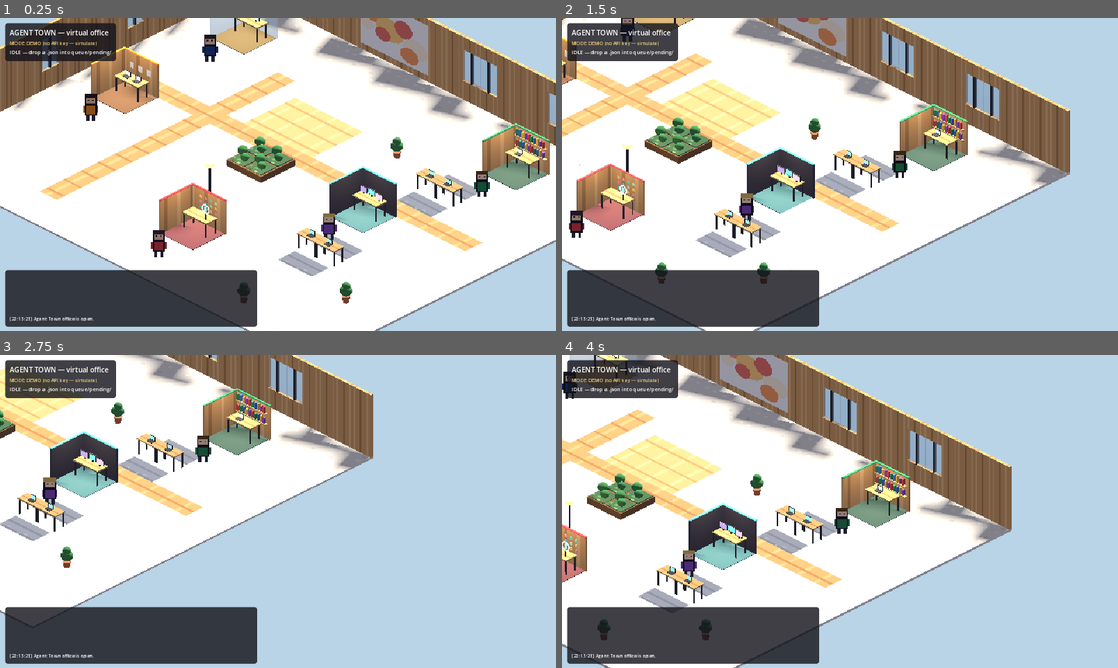
Above: before the commit, frames 1-4 (two rows, left to right).
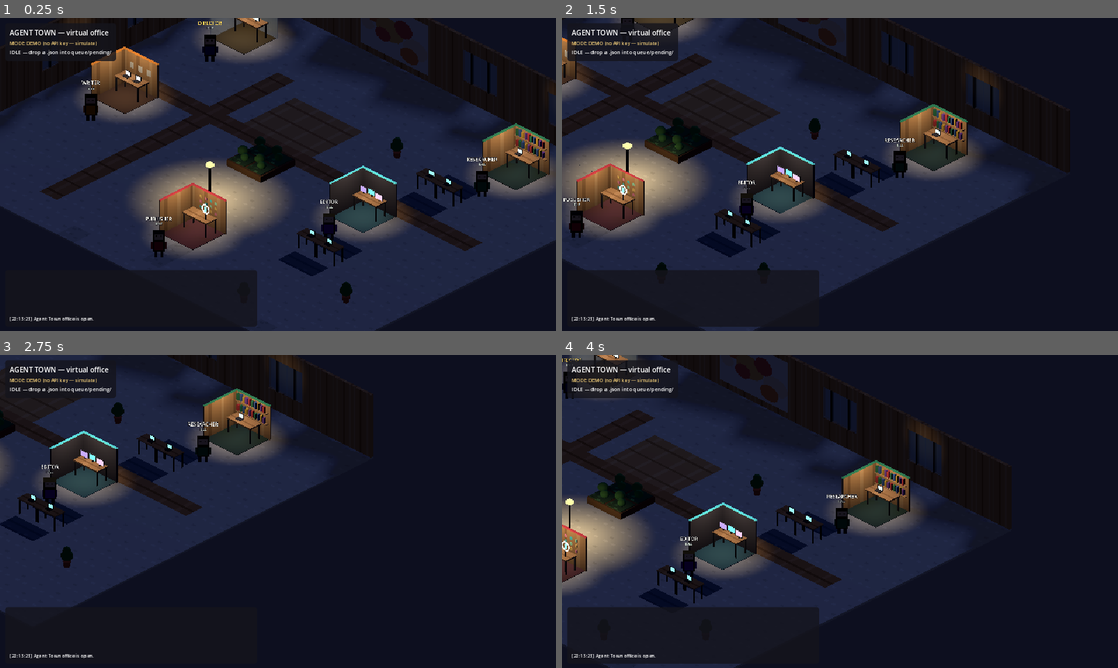
Above: after the commit, the same moments.

Repository: koji048/agent-town
Game: Godot game, scene res://scenes/main.tscn
Two runs of this game, one before a commit and one after it. Both use one fixed random seed, a clock stepped at 60 frames per second and the inputs below.
Inputs (mouse positions are in pixels of both pictures, inside the frame that each line leads up to):
- Up to frame 1 (0.25 s): no input
- Up to frame 2 (1.5 s): tap Enter at 0.5 s; move the mouse to (962, 158) at 0.52 s; hold Right (ui_right) 0.53-1.28 s; click (962, 158) at 0.67 s; move the mouse to (728, 190) at 1.27 s; hold Down (ui_down) from 1.28 s (still down)
- Up to frame 3 (2.75 s): move the mouse to (333, 442) at 2.02 s; release Down (ui_down) at 2.03 s; hold Right (ui_right) from 2.03 s (still down)
- Up to frame 4 (4 s): move the mouse to (812, 574) at 2.77 s; release Right (ui_right) at 2.78 s; hold Up (ui_up) 2.78-3.53 s; click (812, 574) at 2.92 s; move the mouse to (1006, 558) at 3.52 s; hold Left (ui_left) from 3.53 s (still down)

The runs differ from the first frame. In frame 1, 97% of the frame differs, in the area x 0-100%, y 0-100%; in frame 2, 98%; in frame 3, 99%; in frame 4, 98%.

Commit message:
Aliveness pack (studied from BagIdea Office)
- day_night.gd: sun/ambient/sky follow the real local clock; AGENT_TOWN_HOUR override
- MMO-style nameplates: role name (gold for Director) + live state pill
- Event FX pops: ! on stage start, + on success, x on failure
- README gallery: golden hour + night screenshots (captured live)

Diff:
--- a/scripts/agent_3d.gd
+++ b/scripts/agent_3d.gd
@@ -33,6 +33,13 @@
 var _bubble: Label3D
 var _bubble_timer: Timer
 var _wander_timer: Timer
+var _plate_state: Label3D
+
+const STATE_STYLE := {
+	State.IDLE: ["IDLE", Color(0.72, 0.76, 0.72)],
+	State.WALKING: ["WALKING", Color(0.55, 0.75, 1.0)],
+	State.WORKING: ["WORKING", Color(1.0, 0.72, 0.32)],
+}
 
 
 func _ready() -> void:
@@ -50,14 +57,21 @@
 	_bubble = Label3D.new()
 	_bubble.billboard = BaseMaterial3D.BILLBOARD_ENABLED
 	_bubble.no_depth_test = true
-	_bubble.font_size = 40
-	_bubble.outline_size = 14
-	_bubble.pixel_size = 0.006
+	_bubble.font_size = 64
+	_bubble.outline_size = 18
+	_bubble.pixel_size = 0.0042
 	_bubble.modulate = Color(0.98, 0.97, 0.94)
 	_bubble.outline_modulate = Color(0.13, 0.12, 0.16)
-	_bubble.position = Vector3(0, FRAME_H * PIXEL_SIZE + 0.45, 0)
+	_bubble.position = Vector3(0, FRAME_H * PIXEL_SIZE + 0.62, 0)
 	_bubble.visible = false
 	add_child(_bubble)
+
+	# nameplate: role name (gold for the boss) + live state pill
+	var plate_name := _make_plate(role.to_upper(), 64,
+		Color(1.0, 0.85, 0.35) if role == "director" else Color(0.96, 0.96, 0.92))
+	plate_name.position = Vector3(0, FRAME_H * PIXEL_SIZE + 0.42, 0)
+	_plate_state = _make_plate("IDLE", 44, Color(0.72, 0.76, 0.72))
+	_plate_state.position = Vector3(0, FRAME_H * PIXEL_SIZE + 0.18, 0)
 
 	_bubble_timer = Timer.new()
 	_bubble_timer.one_shot = true
@@ -109,16 +123,16 @@
 	for i in range(1, path.size()):
 		_cells.append(path[i])
 		_waypoints.append(office.grid_to_world(path[i]))
-	state = State.WALKING
+	_set_state(State.WALKING)
 
 
 func _on_path_done() -> void:
 	if _target_is_work:
-		state = State.WORKING
+		_set_state(State.WORKING)
 		_sprite.play("work")
 		EventBus.agent_arrived.emit(role)
 	else:
-		state = State.IDLE
+		_set_state(State.IDLE)
 		_sprite.play("idle")
 		_restart_wander()
 
@@ -128,17 +142,23 @@
 		return
 	_target_is_work = true
 	_wander_timer.stop()
+	_pop_fx("!", Color(1.0, 0.78, 0.3))
 	_say(str(SAY_START.get(stage, "On it...")))
 	walk_to(office.workstation(role))
 
 
-func _on_stage_completed(_stage: String, r: String, _request: Dictionary, _result: String) -> void:
+func _on_stage_completed(stage: String, r: String, _request: Dictionary, result: String) -> void:
 	if r != role:
 		return
 	_target_is_work = false
-	state = State.IDLE
+	_set_state(State.IDLE)
 	_sprite.play("idle")
-	_say("Done!")
+	if result.begins_with("(stage"):
+		_pop_fx("x", Color(1.0, 0.42, 0.42))
+		_say("That one failed...")
+	else:
+		_pop_fx("+", Color(0.45, 1.0, 0.55))
+		_say("Done!")
 	_restart_wander()
 
 
@@ -168,6 +188,47 @@
 	_bubble.text = text
 	_bubble.visible = true
 	_bubble_timer.start(4.0)
+
+
+func _set_state(s: State) -> void:
+	state = s
+	if _plate_state:
+		var style: Array = STATE_STYLE[s]
+		_plate_state.text = style[0]
+		_plate_state.modulate = style[1]
+
+
+func _make_plate(text: String, size: int, color: Color) -> Label3D:
+	var l := Label3D.new()
+	l.text = text
+	l.font_size = size
+	l.outline_size = size / 4
+	l.pixel_size = 0.0032
+	l.billboard = BaseMaterial3D.BILLBOARD_ENABLED
+	l.no_depth_test = true
+	l.modulate = color
+	l.outline_modulate = Color(0.1, 0.1, 0.13, 0.9)
+	add_child(l)
+	return l
+
+
+## BagIdea-style event FX: a symbol pops above the head, floats up, fades.
+func _pop_fx(symbol: String, color: Color) -> void:
+	var l := Label3D.new()
+	l.text = symbol
+	l.font_size = 72
+	l.outline_size = 18
+	l.pixel_size = 0.006
+	l.billboard = BaseMaterial3D.BILLBOARD_ENABLED
+	l.no_depth_test = true
+	l.modulate = color
+	l.outline_modulate = Color(0.1, 0.1, 0.13)
+	l.position = Vector3(0, FRAME_H * PIXEL_SIZE + 0.85, 0)
+	add_child(l)
+	var tw := create_tween()
+	tw.tween_property(l, "position:y", l.position.y + 0.6, 1.1)
+	tw.parallel().tween_property(l, "modulate:a", 0.0, 1.1)
+	tw.tween_callback(l.queue_free)
 
 
 func _build_frames() -> SpriteFrames:
--- /dev/null
+++ b/scripts/day_night.gd
@@ -0,0 +1,63 @@
+## Day/night cycle driven by the machine's real local clock (a BagIdea
+## Office idea): sun energy/color/angle, ambient light and sky color all
+## follow the hour. Override with AGENT_TOWN_HOUR=17.5 for screenshots.
+class_name DayNight
+extends Node
+
+var sun: DirectionalLight3D
+var env: Environment
+
+var _override_hour := -1.0
+
+# hour, sun_energy, sun_color, ambient_energy, ambient_color, bg_color, sun_pitch_deg
+const KEYS := [
+	[0.0, 0.05, Color(0.50, 0.60, 0.90), 0.45, Color(0.16, 0.18, 0.30), Color(0.05, 0.06, 0.12), -35.0],
+	[5.5, 0.05, Color(0.50, 0.60, 0.90), 0.45, Color(0.16, 0.18, 0.30), Color(0.05, 0.06, 0.12), -12.0],
+	[7.0, 0.90, Color(1.00, 0.80, 0.62), 0.80, Color(0.55, 0.52, 0.55), Color(0.95, 0.78, 0.62), -18.0],
+	[9.0, 1.25, Color(1.00, 0.96, 0.88), 1.00, Color(0.62, 0.63, 0.70), Color(0.72, 0.83, 0.90), -45.0],
+	[15.5, 1.25, Color(1.00, 0.96, 0.88), 1.00, Color(0.62, 0.63, 0.70), Color(0.72, 0.83, 0.90), -45.0],
+	[17.5, 0.95, Color(1.00, 0.72, 0.45), 0.75, Color(0.60, 0.48, 0.42), Color(0.94, 0.62, 0.42), -15.0],
+	[19.0, 0.10, Color(0.65, 0.55, 0.75), 0.50, Color(0.22, 0.22, 0.38), Color(0.10, 0.09, 0.20), -10.0],
+	[21.0, 0.05, Color(0.50, 0.60, 0.90), 0.45, Color(0.16, 0.18, 0.30), Color(0.05, 0.06, 0.12), -30.0],
+	[24.0, 0.05, Color(0.50, 0.60, 0.90), 0.45, Color(0.16, 0.18, 0.30), Color(0.05, 0.06, 0.12), -35.0],
+]
+
+
+func _ready() -> void:
+	var ov := OS.get_environment("AGENT_TOWN_HOUR")
+	if not ov.is_empty():
+		_override_hour = ov.to_float()
+	var t := Timer.new()
+	t.wait_time = 10.0
+	t.timeout.connect(_apply)
+	add_child(t)
+	t.start()
+	_apply()
+
+
+func current_hour() -> float:
+	if _override_hour >= 0.0:
+		return _override_hour
+	var t := Time.get_time_dict_from_system()
+	return float(t.hour) + float(t.minute) / 60.0
+
+
+func _apply() -> void:
+	if sun == null or env == null:
+		return
+	var h := clampf(current_hour(), 0.0, 24.0)
+	var a: Array = KEYS[0]
+	var b: Array = KEYS[KEYS.size() - 1]
+	for i in range(KEYS.size() - 1):
+		if h >= float(KEYS[i][0]) and h <= float(KEYS[i + 1][0]):
+			a = KEYS[i]
+			b = KEYS[i + 1]
+			break
+	var span := float(b[0]) - float(a[0])
+	var f := 0.0 if span <= 0.0 else (h - float(a[0])) / span
+	sun.light_energy = lerpf(float(a[1]), float(b[1]), f)
+	sun.light_color = (a[2] as Color).lerp(b[2] as Color, f)
+	env.ambient_light_energy = lerpf(float(a[3]), float(b[3]), f)
+	env.ambient_light_color = (a[4] as Color).lerp(b[4] as Color, f)
+	env.background_color = (a[5] as Color).lerp(b[5] as Color, f)
+	sun.rotation_degrees = Vector3(lerpf(float(a[6]), float(b[6]), f), 200.0, 0.0)
--- a/scripts/main.gd
+++ b/scripts/main.gd
@@ -64,6 +64,12 @@
 	sun.light_energy = 1.25
 	sun.shadow_enabled = true
 	world.add_child(sun)
+
+	# real-clock day/night cycle (override: AGENT_TOWN_HOUR=17.5)
+	var daynight := DayNight.new()
+	daynight.sun = sun
+	daynight.env = env
+	world.add_child(daynight)
 
 	# --- isometric orthographic camera
 	_cam = Camera3D.new()
Binary file added: docs/screenshot_golden.png
Binary file added: docs/screenshot_night.png
Not shown, added: scripts/day_night.gd.uid
Not shown, changed: README.md
